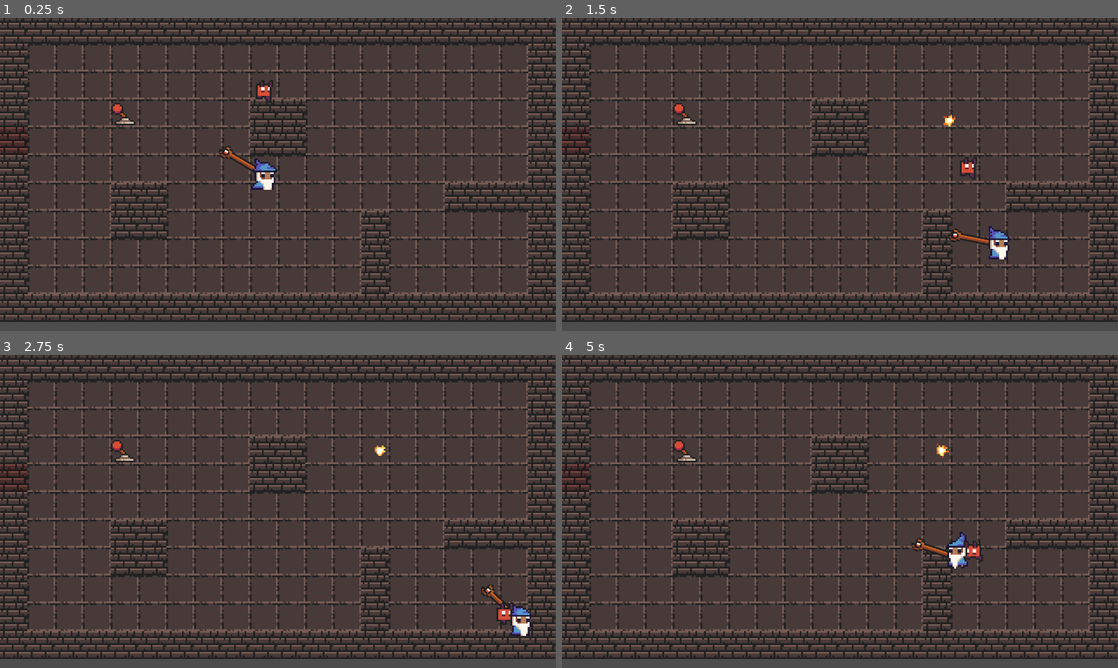
Above: before the commit, frames 1-4 (two rows, left to right).
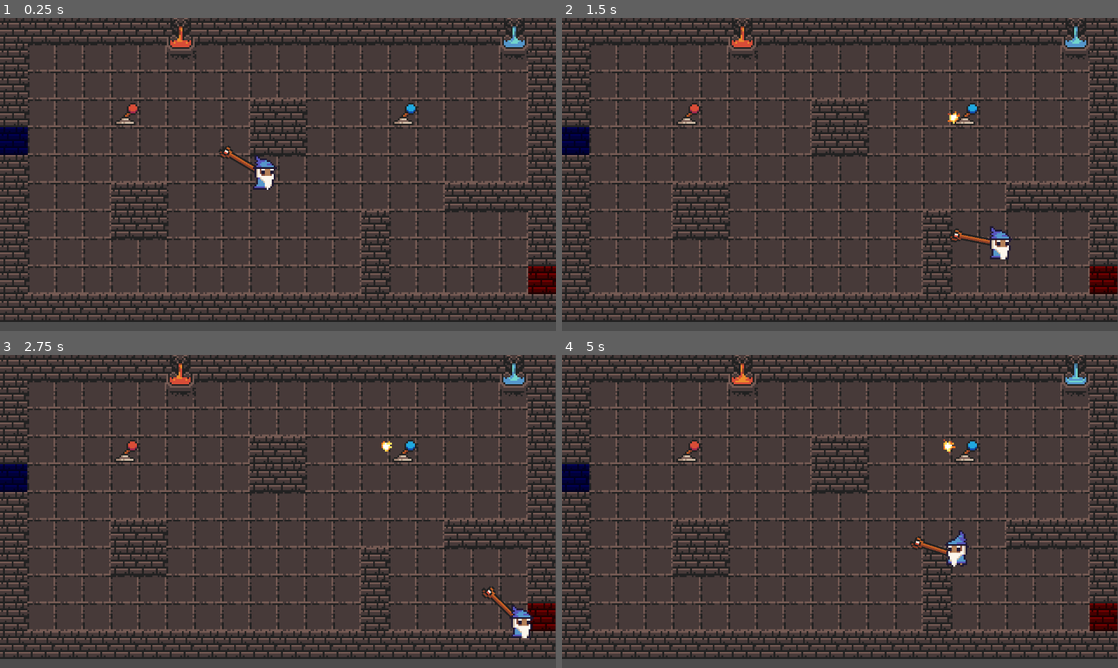
Above: after the commit, the same moments.

Repository: dsaltares/gmtk-2019
Game: Godot game, scene res://Playground_david.tscn
Same seed, same stepped clock (60 frames per second), same inputs: the game is played once before the commit and once after it. This scene is started directly instead of the project's main scene.
Inputs (mouse positions are in pixels of both pictures, inside the frame that each line leads up to):
- Up to frame 1 (0.25 s): no input
- Up to frame 2 (1.5 s): move the mouse to (962, 158) at 0.52 s; hold Right (move_right) 0.53-1.28 s; click (962, 158) at 0.6 s; move the mouse to (728, 190) at 1.27 s; hold Down (move_down) from 1.28 s (still down); click (728, 190) at 1.35 s
- Up to frame 3 (2.75 s): move the mouse to (333, 442) at 2.02 s; release Down (move_down) at 2.03 s; hold Right (move_right) from 2.03 s (still down); click (333, 442) at 2.1 s
- Up to frame 4 (5 s): move the mouse to (812, 574) at 2.77 s; release Right (move_right) at 2.78 s; hold Up (move_up) 2.78-3.53 s; click (812, 574) at 2.85 s; move the mouse to (1006, 558) at 3.52 s; hold Left (move_left) from 3.53 s (still down); click (1006, 558) at 3.6 s; move the mouse to (673, 464) at 4.27 s; click (673, 464) at 4.35 s

The runs differ from the first frame. In frame 1, 2.3% of the frame differs, in the area x 0-100%, y 0-89%; in frame 2, 2.4%; in frame 3, 2.4%; in frame 4, 2.6%.

Commit message:
add color coded switches, projectiles, fountains and doors

Diff:
--- /dev/null
+++ b/game/Items.gd
@@ -0,0 +1,13 @@
+enum Colors {
+	RED,
+	BLUE,
+}
+
+static func to_color(enum_value):
+	match enum_value:
+		Colors.RED:
+			return Color(1, 0, 0)
+		Colors.BLUE:
+			return Color(0, 0, 1)
+
+	return Color(1, 1, 1)
--- a/game/Player.gd
+++ b/game/Player.gd
@@ -1,5 +1,9 @@
 
 extends KinematicBody2D
+
+const Items = preload('res://Items.gd')
+const red_weapon = preload('res://wizzard/weapon_red_magic_staff.png')
+const blue_weapon = preload('res://wizzard/weapon_blue_magic_staff.png')
 
 signal camera_shake_requested
 signal position_changed
@@ -21,6 +25,7 @@
 
 var velocity = Vector2(0, 0)
 var last_horizontal_dir = 0
+var color = Items.Colors.RED setget set_color
 
 var can_shoot = true
 
@@ -66,6 +71,8 @@
 		projectile.global_position = shoot_position.global_position
 		projectile.direction = (shoot_position.global_position - global_position).normalized()
 		projectile.connect('collide_with_player', self, 'pick_up_ammo')
+		projectile.shooter = self
+		projectile.color = color
 		get_tree().get_root().add_child(projectile)
 		can_shoot = false
 
@@ -82,3 +89,13 @@
 func pick_up_ammo():
 	pickup_animation.play("pickup")
 	can_shoot = true
+
+func set_color(new_color):
+	color = new_color
+	var texture = red_weapon
+	match color:
+		Items.Colors.RED:
+			texture = red_weapon
+		Items.Colors.BLUE:
+			texture = blue_weapon
+	$WeaponPivot/Weapon.texture = texture
--- a/game/Player.tscn
+++ b/game/Player.tscn
@@ -32,7 +32,7 @@
 } ]
 
 [sub_resource type="RectangleShape2D" id=2]
-extents = Vector2( 5, 6 )
+extents = Vector2( 4.5, 5 )
 
 [sub_resource type="Animation" id=3]
 resource_name = "pickup"
@@ -67,6 +67,7 @@
 "player",
 ]]
 collision_mask = 22
+collision/safe_margin = 0.001
 script = ExtResource( 1 )
 
 [node name="WeaponPivot" type="Position2D" parent="."]
@@ -87,8 +88,8 @@
 [node name="AnimatedSprite" type="AnimatedSprite" parent="."]
 position = Vector2( -0.184418, -5.16351 )
 frames = SubResource( 1 )
-animation = "run"
-frame = 2
+animation = "idle"
+frame = 1
 playing = true
 
 [node name="CollisionShape2D" type="CollisionShape2D" parent="."]
--- a/game/Playground_david.tscn
+++ b/game/Playground_david.tscn
@@ -1,13 +1,15 @@
-[gd_scene load_steps=9 format=2]
+[gd_scene load_steps=11 format=2]
 
 [ext_resource path="res://Playground.gd" type="Script" id=1]
 [ext_resource path="res://tileset.tres" type="TileSet" id=2]
 [ext_resource path="res://door/Door.tscn" type="PackedScene" id=3]
-[ext_resource path="res://Player.tscn" type="PackedScene" id=4]
-[ext_resource path="res://Enemy.tscn" type="PackedScene" id=5]
-[ext_resource path="res://crosshair/Crosshair.gd" type="Script" id=6]
-[ext_resource path="res://Camera.tscn" type="PackedScene" id=7]
-[ext_resource path="res://switch/Switch.tscn" type="PackedScene" id=8]
+[ext_resource path="res://fountain/Fountain.tscn" type="PackedScene" id=4]
+[ext_resource path="res://switch/Switch.tscn" type="PackedScene" id=5]
+[ext_resource path="res://switch/red_frames.tres" type="SpriteFrames" id=6]
+[ext_resource path="res://Player.tscn" type="PackedScene" id=7]
+[ext_resource path="res://Enemy.tscn" type="PackedScene" id=8]
+[ext_resource path="res://crosshair/Crosshair.gd" type="Script" id=9]
+[ext_resource path="res://Camera.tscn" type="PackedScene" id=10]
 
 [node name="Root" type="Node2D"]
 script = ExtResource( 1 )
@@ -20,24 +22,40 @@
 collision_layer = 4
 collision_mask = 27
 format = 1
-tile_data = PoolIntArray( -131079, 1, 0, -131078, 1, 0, -131 …(2629 unchanged characters)…  0, 393226, 0, 0, 393227, 0, 0, 393228, 1, 0, 524281, 1, 0, 524282, 1, 0, 524283, …(245 unchanged characters)…
+tile_data = PoolIntArray( -131079, 1, 0, -131078, 1, 0, -131 …(2629 unchanged characters)…  0, 393226, 0, 0, 393227, 0, 0, 393228, 0, 0, 524281, 1, 0, 524282, 1, 0, 524283, …(245 unchanged characters)…
 
 [node name="Door" parent="." instance=ExtResource( 3 )]
 position = Vector2( -104, 23.9079 )
+color = 1
 
-[node name="Player" parent="." instance=ExtResource( 4 )]
+[node name="Door2" parent="." instance=ExtResource( 3 )]
+position = Vector2( 200, 104 )
+
+[node name="Fountain" parent="." instance=ExtResource( 4 )]
+position = Vector2( -16, -48 )
+
+[node name="Fountain2" parent="." instance=ExtResource( 4 )]
+position = Vector2( 176, -48 )
+color = 1
+
+[node name="Switch" parent="." instance=ExtResource( 5 )]
+position = Vector2( -40, 8 )
+frames = ExtResource( 6 )
+
+[node name="Switch2" parent="." instance=ExtResource( 5 )]
+position = Vector2( 120, 8 )
+color = 1
+
+[node name="Player" parent="." instance=ExtResource( 7 )]
 position = Vector2( 39.5838, 43.0714 )
 
-[node name="Enemy" parent="." instance=ExtResource( 5 )]
+[node name="Enemy" parent="." instance=ExtResource( 8 )]
+visible = false
 position = Vector2( 39.0717, -7.13219 )
 
 [node name="Crosshair" type="Node" parent="."]
-script = ExtResource( 6 )
+script = ExtResource( 9 )
 
-[node name="Camera" parent="." instance=ExtResource( 7 )]
-
-[node name="Switch" parent="." instance=ExtResource( 8 )]
-position = Vector2( -40, 8 )
+[node name="Camera" parent="." instance=ExtResource( 10 )]
 [connection signal="player_moved" from="." to="Enemy" method="_on_player_moved"]
 [connection signal="position_changed" from="Player" to="." method="_on_Player_position_changed"]
-[connection signal="toggled" from="Switch" to="Door" method="set_open"]
--- a/game/door/Door.gd
+++ b/game/door/Door.gd
@@ -1,10 +1,16 @@
 tool
 extends KinematicBody2D
+
+const Items = preload('res://Items.gd')
 
 onready var sprite = $Sprite
 onready var shape = $CollisionShape2D
 
 export(bool) var open = false setget set_open
+export(Items.Colors) var color = Items.Colors.RED
+
+func _ready():
+	sprite.modulate = Items.to_color(color)
 
 func set_open(value):
 	open = value
--- a/game/door/Door.tscn
+++ b/game/door/Door.tscn
@@ -6,14 +6,15 @@
 [sub_resource type="RectangleShape2D" id=1]
 extents = Vector2( 8, 8 )
 
-[node name="Door" type="KinematicBody2D"]
+[node name="Door" type="KinematicBody2D" groups=[
+"doors",
+]]
 position = Vector2( 8, 8 )
 collision_layer = 4
 collision_mask = 25
 script = ExtResource( 1 )
 
 [node name="Sprite" type="Sprite" parent="."]
-modulate = Color( 1, 0.74902, 0.74902, 1 )
 texture = ExtResource( 2 )
 
 [node name="CollisionShape2D" type="CollisionShape2D" parent="."]
--- /dev/null
+++ b/game/fountain/Fountain.gd
@@ -0,0 +1,28 @@
+tool
+extends KinematicBody2D
+
+const Items = preload('res://Items.gd')
+
+onready var blue = $Blue
+onready var red = $Red
+
+export(Items.Colors) var color = Items.Colors.RED setget set_color
+
+func _ready():
+	update_sprites()
+
+func set_color(new_color):
+	color = new_color
+	update_sprites()
+
+func update_sprites():
+	var blue = $Blue
+	var red = $Red
+
+	match color:
+		Items.Colors.RED:
+			red.visible = true
+			blue.visible = false
+		Items.Colors.BLUE:
+			red.visible = false
+			blue.visible = true
--- /dev/null
+++ b/game/fountain/Fountain.tscn
@@ -0,0 +1,87 @@
+[gd_scene load_steps=19 format=2]
+
+[ext_resource path="res://fountain/Fountain.gd" type="Script" id=1]
+[ext_resource path="res://fountain/wall_fountain_mid_blue_anim_f0.png" type="Texture" id=2]
+[ext_resource path="res://fountain/wall_fountain_mid_blue_anim_f1.png" type="Texture" id=3]
+[ext_resource path="res://fountain/wall_fountain_mid_blue_anim_f2.png" type="Texture" id=4]
+[ext_resource path="res://fountain/wall_fountain_basin_blue_anim_f0.png" type="Texture" id=5]
+[ext_resource path="res://fountain/wall_fountain_basin_blue_anim_f1.png" type="Texture" id=6]
+[ext_resource path="res://fountain/wall_fountain_basin_blue_anim_f2.png" type="Texture" id=7]
+[ext_resource path="res://fountain/wall_fountain_mid_red_anim_f0.png" type="Texture" id=8]
+[ext_resource path="res://fountain/wall_fountain_mid_red_anim_f1.png" type="Texture" id=9]
+[ext_resource path="res://fountain/wall_fountain_mid_red_anim_f2.png" type="Texture" id=10]
+[ext_resource path="res://fountain/wall_fountain_basin_red_anim_f0.png" type="Texture" id=11]
+[ext_resource path="res://fountain/wall_fountain_basin_red_anim_f1.png" type="Texture" id=12]
+[ext_resource path="res://fountain/wall_fountain_basin_red_anim_f2.png" type="Texture" id=13]
+
+[sub_resource type="SpriteFrames" id=1]
+animations = [ {
+"frames": [ ExtResource( 2 ), ExtResource( 3 ), ExtResource( 4 ) ],
+"loop": true,
+"name": "default",
+"speed": 5.0
+} ]
+
+[sub_resource type="SpriteFrames" id=2]
+animations = [ {
+"frames": [ ExtResource( 5 ), ExtResource( 6 ), ExtResource( 7 ) ],
+"loop": true,
+"name": "default",
+"speed": 5.0
+} ]
+
+[sub_resource type="SpriteFrames" id=4]
+animations = [ {
+"frames": [ ExtResource( 8 ), ExtResource( 9 ), ExtResource( 10 ) ],
+"loop": true,
+"name": "default",
+"speed": 5.0
+} ]
+
+[sub_resource type="SpriteFrames" id=5]
+animations = [ {
+"frames": [ ExtResource( 11 ), ExtResource( 12 ), ExtResource( 13 ) ],
+"loop": true,
+"name": "default",
+"speed": 5.0
+} ]
+
+[sub_resource type="RectangleShape2D" id=3]
+extents = Vector2( 8, 16 )
+
+[node name="Fountain" type="KinematicBody2D" groups=[
+"fountains",
+]]
+script = ExtResource( 1 )
+
+[node name="Blue" type="Node2D" parent="."]
+visible = false
+
+[node name="Top" type="AnimatedSprite" parent="Blue"]
+position = Vector2( 8, 8 )
+frames = SubResource( 1 )
+frame = 2
+playing = true
+
+[node name="Bottom" type="AnimatedSprite" parent="Blue"]
+position = Vector2( 8, 24 )
+frames = SubResource( 2 )
+frame = 2
+playing = true
+
+[node name="Red" type="Node2D" parent="."]
+
+[node name="Top" type="AnimatedSprite" parent="Red"]
+position = Vector2( 8, 8 )
+frames = SubResource( 4 )
+playing = true
+
+[node name="Bottom" type="AnimatedSprite" parent="Red"]
+position = Vector2( 8, 24 )
+frames = SubResource( 5 )
+frame = 2
+playing = true
+
+[node name="CollisionShape2D" type="CollisionShape2D" parent="."]
+position = Vector2( 8, 16 )
+shape = SubResource( 3 )
--- a/game/projectile/Projectile.gd
+++ b/game/projectile/Projectile.gd
@@ -1,4 +1,8 @@
 extends KinematicBody2D
+
+const Items = preload('res://Items.gd')
+const red_texture = preload('res://projectile/sunburn.png')
+const blue_texture = preload('res://projectile/sunburn_blue.png')
 
 signal camera_shake_requested
 signal collide_with_player
@@ -14,6 +18,8 @@
 var speed = 0
 var life_time = 0
 var direction = Vector2.ZERO
+var color = Items.Colors.RED setget set_color
+var shooter = null
 
 func _physics_process(delta):
 	if life_time < LIFE_TIME:
@@ -33,10 +39,21 @@
 			emit_signal('collide_with_player')
 			emit_signal('camera_shake_requested', 2.5, 0.5)
 			queue_free()
-		elif collider.is_in_group('switches'):
+		elif collider.is_in_group('fountains'):
 			emit_signal('camera_shake_requested', 2.0, 0.50)
-			collider.toggle()
-			collider.add_collision_exception_with(self)
+			set_color(collider.color)
+			self.shooter.color = collider.color
 		else:
 			emit_signal('camera_shake_requested', 1.25, 0.75)
-			direction = direction - 2 * (direction.dot(collision.normal)) * collision.normal
+
+		direction = direction - 2 * (direction.dot(collision.normal)) * collision.normal
+
+func set_color(new_color):
+	color = new_color
+	var texture = red_texture
+	match color:
+		Items.Colors.RED:
+			texture = red_texture
+		Items.Colors.BLUE:
+			texture = blue_texture
+	$Sprite.texture = texture
--- a/game/projectile/Projectile.tscn
+++ b/game/projectile/Projectile.tscn
@@ -24,6 +24,7 @@
 }
 
 [node name="Projectile" type="KinematicBody2D" groups=[
+"projectiles",
 "camera_shakers",
 ]]
 collision_layer = 8
--- a/game/switch/Switch.gd
+++ b/game/switch/Switch.gd
@@ -1,12 +1,46 @@
-extends KinematicBody2D
+tool
+extends AnimatedSprite
+
+const Items = preload('res://Items.gd')
+const red_frames = preload('res://switch/red_frames.tres')
+const blue_frames = preload('res://switch/blue_frames.tres')
 
 signal toggled
+signal camera_shake_requested
 
-onready var animated_sprite = $AnimatedSprite
+onready var area = $Area2D
 
-var toggled = false
+export(bool) var toggled = false setget toggle
+export(Items.Colors) var color = Items.Colors.RED setget set_color
 
-func toggle():
-	toggled = not toggled
-	animated_sprite.play('on' if toggled else 'off')
+func _ready():
+	for door in get_tree().get_nodes_in_group('doors'):
+		if color == door.color:
+			self.connect('toggled', door, 'set_open')
+
+	area.connect('body_entered', self, 'on_Area2D_body_entered')
+
+func toggle(value=null):
+	if value == null:
+		toggled = not toggled
+	else:
+		toggled = value
+
+	play('on' if toggled else 'off')
 	emit_signal('toggled', toggled)
+	emit_signal('camera_shake_requested', 2.0, 0.50)
+
+
+func set_color(new_color):
+	color = new_color
+	var new_frames = red_frames
+	match color:
+		Items.Colors.RED:
+			new_frames = red_frames
+		Items.Colors.BLUE:
+			new_frames = blue_frames
+	self.frames = new_frames
+
+func on_Area2D_body_entered(body):
+	if body.is_in_group('projectiles') and body.color == color:
+		toggle()
--- a/game/switch/Switch.tscn
+++ b/game/switch/Switch.tscn
@@ -1,38 +1,24 @@
-[gd_scene load_steps=6 format=2]
+[gd_scene load_steps=4 format=2]
 
-[ext_resource path="res://switch/Switch.gd" type="Script" id=1]
-[ext_resource path="res://switch/switch_on.png" type="Texture" id=2]
-[ext_resource path="res://switch/switch_off.png" type="Texture" id=3]
+[ext_resource path="res://switch/blue_frames.tres" type="SpriteFrames" id=1]
+[ext_resource path="res://switch/Switch.gd" type="Script" id=2]
 
 [sub_resource type="RectangleShape2D" id=1]
 extents = Vector2( 10, 5.80501 )
 
-[sub_resource type="SpriteFrames" id=2]
-animations = [ {
-"frames": [ ExtResource( 2 ) ],
-"loop": true,
-"name": "on",
-"speed": 5.0
-}, {
-"frames": [ ExtResource( 3 ) ],
-"loop": true,
-"name": "off",
-"speed": 5.0
-} ]
-
-[node name="Switch" type="KinematicBody2D" groups=[
-"switches",
+[node name="Switch" type="AnimatedSprite" groups=[
+"camera_shakers",
 ]]
 position = Vector2( 8, 8 )
-collision_layer = 32
-collision_mask = 8
-script = ExtResource( 1 )
+frames = ExtResource( 1 )
+animation = "on"
+playing = true
+script = ExtResource( 2 )
 
-[node name="CollisionShape2D" type="CollisionShape2D" parent="."]
+[node name="Area2D" type="Area2D" parent="."]
+position = Vector2( 8, 8 )
+
+[node name="CollisionShape2D" type="CollisionShape2D" parent="Area2D"]
+position = Vector2( -8, -8 )
 scale = Vector2( 0.600747, 1.02503 )
 shape = SubResource( 1 )
-
-[node name="AnimatedSprite" type="AnimatedSprite" parent="."]
-frames = SubResource( 2 )
-animation = "off"
-playing = true
--- /dev/null
+++ b/game/switch/blue_frames.tres
@@ -0,0 +1,17 @@
+[gd_resource type="SpriteFrames" load_steps=3 format=2]
+
+[ext_resource path="res://switch/switch_on_blue.png" type="Texture" id=1]
+[ext_resource path="res://switch/switch_off_blue.png" type="Texture" id=2]
+
+[resource]
+animations = [ {
+"frames": [ ExtResource( 1 ) ],
+"loop": true,
+"name": "on",
+"speed": 5.0
+}, {
+"frames": [ ExtResource( 2 ) ],
+"loop": true,
+"name": "off",
+"speed": 5.0
+} ]
--- /dev/null
+++ b/game/switch/red_frames.tres
@@ -0,0 +1,17 @@
+[gd_resource type="SpriteFrames" load_steps=3 format=2]
+
+[ext_resource path="res://switch/switch_on.png" type="Texture" id=1]
+[ext_resource path="res://switch/switch_off.png" type="Texture" id=2]
+
+[resource]
+animations = [ {
+"frames": [ ExtResource( 1 ) ],
+"loop": true,
+"name": "on",
+"speed": 5.0
+}, {
+"frames": [ ExtResource( 2 ) ],
+"loop": true,
+"name": "off",
+"speed": 5.0
+} ]
Binary file added: game/fountain/wall_fountain_basin_blue_anim_f0.png
Not shown, added: game/fountain/wall_fountain_basin_blue_anim_f0.png.import
Binary file added: game/fountain/wall_fountain_basin_blue_anim_f1.png
Not shown, added: game/fountain/wall_fountain_basin_blue_anim_f1.png.import
Binary file added: game/fountain/wall_fountain_basin_blue_anim_f2.png
Not shown, added: game/fountain/wall_fountain_basin_blue_anim_f2.png.import
Binary file added: game/fountain/wall_fountain_basin_red_anim_f0.png
Not shown, added: game/fountain/wall_fountain_basin_red_anim_f0.png.import
Binary file added: game/fountain/wall_fountain_basin_red_anim_f1.png
Not shown, added: game/fountain/wall_fountain_basin_red_anim_f1.png.import
Binary file added: game/fountain/wall_fountain_basin_red_anim_f2.png
Not shown, added: game/fountain/wall_fountain_basin_red_anim_f2.png.import
(and 20 more such lines)
